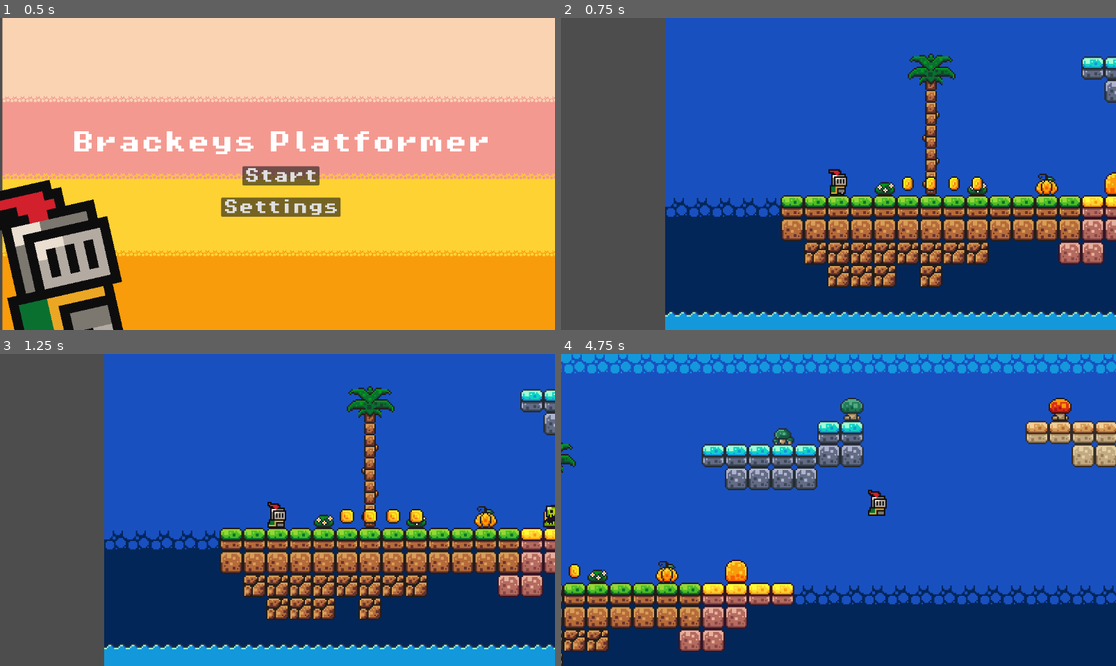
Above: before the commit, frames 1-4 (two rows, left to right).
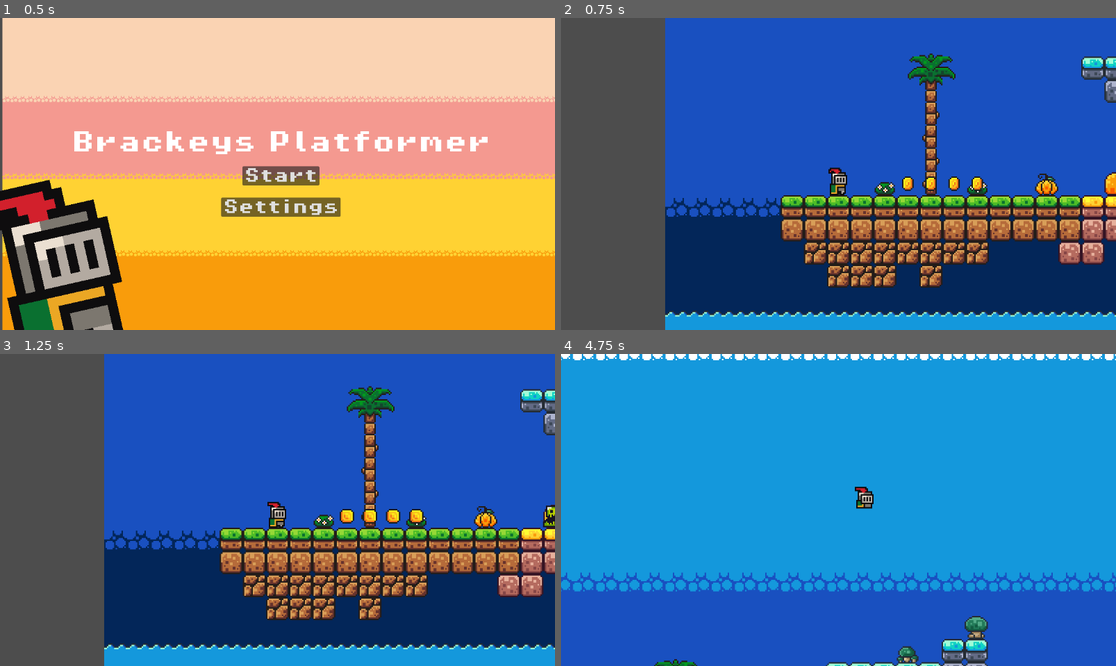
Above: after the commit, the same moments.

Repository: Yncy0/Platformer-2D
Game: Godot game, scene res://scene/gui/menu/starting_menu.tscn
Same seed, same stepped clock (60 frames per second), same inputs: the game is played once before the commit and once after it.
Inputs:
- Up to frame 1 (0.5 s): no input
- Up to frame 2 (0.75 s): click "Start" at 0.5 s
- Up to frame 3 (1.25 s): no input
- Up to frame 4 (4.75 s): hold D (move_right) 1.28-2.78 s; tap Space (jump) at 1.35, 1.52, 1.82, 2.1, 2.27, 2.57, 2.85, 3.6, 3.77, 4.07, 4.35, 4.52 s; hold A (move_left) 2.78-3.53 s; hold D (move_right) from 3.53 s (still down)

Frame 1 is identical in both runs. In frame 2, 0.1% of the frame differs, in the area x 48-52%, y 47-56%; in frame 3, 0.1%; in frame 4, 94%, in the area x 0-100%, y 0-100%.

Commit message:
add actions in player state machine

Diff:
--- a/scene/characters/player/_player.tscn
+++ b/scene/characters/player/_player.tscn
@@ -6,6 +6,8 @@
 [ext_resource type="PackedScene" uid="uid://df3h85gd4vu2a" path="res://scene/components/hitbox.tscn" id="4_pbh47"]
 [ext_resource type="Script" path="res://script/characters/player/idle.gd" id="4_wtok8"]
 [ext_resource type="Script" path="res://script/characters/player/move.gd" id="5_of2ut"]
+[ext_resource type="Script" path="res://script/characters/player/jump.gd" id="5_w4wrq"]
+[ext_resource type="Script" path="res://script/characters/player/fall.gd" id="6_eelx4"]
 
 [sub_resource type="CapsuleShape2D" id="CapsuleShape2D_dvjfn"]
 radius = 6.0
@@ -122,9 +124,9 @@
 
 [node name="Player" type="CharacterBody2D"]
 script = ExtResource("2_qe20h")
-SPEED = 150.0
-JUMP_VELOCITY = -300.0
-bounce_velocity = -300.0
+SPEED = 50.0
+JUMP_VELOCITY = -250.0
+bounce_velocity = -250.0
 
 [node name="StateMachine" type="Node" parent="." node_paths=PackedStringArray("current_state")]
 script = ExtResource("3_dex0x")
@@ -135,6 +137,12 @@
 
 [node name="MoveState" type="Node" parent="StateMachine"]
 script = ExtResource("5_of2ut")
+
+[node name="JumpState" type="Node" parent="StateMachine"]
+script = ExtResource("5_w4wrq")
+
+[node name="FallState" type="Node" parent="StateMachine"]
+script = ExtResource("6_eelx4")
 
 [node name="Sprite2D" type="Sprite2D" parent="."]
 texture = ExtResource("2_ej0vx")
--- a/script/characters/player/_player.gd
+++ b/script/characters/player/_player.gd
@@ -18,21 +18,10 @@
 	animation_player.play("idle")
 
 
-func _physics_process(delta: float) -> void:
-	update_gravity(delta)
-	# Handle jump.
-	if Input.is_action_just_pressed("jump") and is_on_floor():
-		jumping()
-
-	# Get the input direction and handle the movement/deceleration.
-	# As good practice, you should replace UI actions with custom gameplay actions.
-	#direction = Input.get_axis("move_left", "move_right")
-	#if direction:
-		#moving()
-	#else:
-		#idling()
-
-	move_and_slide()
+func _physics_process(_delta: float) -> void:
+	pass
+	#update_gravity(delta)
+	#move_and_slide()
 
 
 func update_gravity(delta: float) -> void:
@@ -46,7 +35,12 @@
 
 
 func moving() -> void:
-	velocity.x = direction * SPEED
+	direction = Input.get_axis("move_left", "move_right")
+
+	if direction:
+		velocity.x = direction * SPEED
+	else:
+		idling()
 
 
 func bouncing() -> void:
--- /dev/null
+++ b/script/characters/player/fall.gd
@@ -0,0 +1,11 @@
+class_name FallState extends PlayerState
+
+
+func enter() -> void:
+	player.animation_player.play("jump")
+
+
+func _physics_process(delta: float) -> void:
+	player.update_gravity(delta)
+	if player.is_on_floor():
+		change_state.emit("IdleState")
--- a/script/characters/player/idle.gd
+++ b/script/characters/player/idle.gd
@@ -5,12 +5,21 @@
 	player.animation_player.play("idle")
 
 
-func _unhandled_input(_event: InputEvent) -> void:
-	pass
+#func _unhandled_input(event: InputEvent) -> void:
+	#player.direction = Input.get_axis("move_left", "move_right")
+	#if player.direction:
+		#change_state.emit("MoveState")
 
 
-func _physics_process(delta: float) -> void:
-	player.direction = Input.get_axis("move_left", "move_right")
+func _physics_process(_delta: float) -> void:
+	player.moving()
 
-	if player.direction:
+
+	if player.velocity.x != 0:
 		change_state.emit("MoveState")
+
+
+	if Input.is_action_just_pressed("jump"):
+		change_state.emit("JumpState")
+
+	player.move_and_slide()
--- /dev/null
+++ b/script/characters/player/jump.gd
@@ -0,0 +1,17 @@
+class_name JumpState extends PlayerState
+
+
+func enter() -> void:
+	player.jumping()
+	player.animation_player.play("jump")
+
+
+func _unhandled_input(event: InputEvent) -> void:
+	if event.is_action_released("jump"):
+		if player.velocity.y < 0:
+			player.velocity.y = player.JUMP_VELOCITY/4.0
+
+
+func _physics_process(_delta: float) -> void:
+	if player.velocity.y > player.JUMP_VELOCITY and !player.is_on_floor():
+		change_state.emit("FallState")
--- a/script/characters/player/move.gd
+++ b/script/characters/player/move.gd
@@ -4,8 +4,16 @@
 	player.animation_player.play("move")
 
 
-func _physics_process(delta: float) -> void:
+func _physics_process(_delta: float) -> void:
 	player.moving()
+
 
 	if player.velocity.x == 0:
 		change_state.emit("IdleState")
+
+
+	if Input.is_action_just_pressed("jump"):
+		change_state.emit("JumpState")
+
+
+	player.move_and_slide()
--- a/script/states/state_machine.gd
+++ b/script/states/state_machine.gd
@@ -25,3 +25,4 @@
 			current_state.exit()
 			new_state.enter()
 			current_state = new_state
+			#print(current_state)
--- a/script/states/states.gd
+++ b/script/states/states.gd
@@ -12,13 +12,13 @@
 	pass
 
 
-func _unhandled_input(event: InputEvent) -> void:
+func _unhandled_input(_event: InputEvent) -> void:
 	pass
 
 
-func _process(delta: float) -> void:
+func _process(_delta: float) -> void:
 	pass
 
 
-func _physics_process(delta: float) -> void:
+func _physics_process(_delta: float) -> void:
 	pass
Not shown: 1 places in scene/characters/player/_player.tscn that only renumber resources
